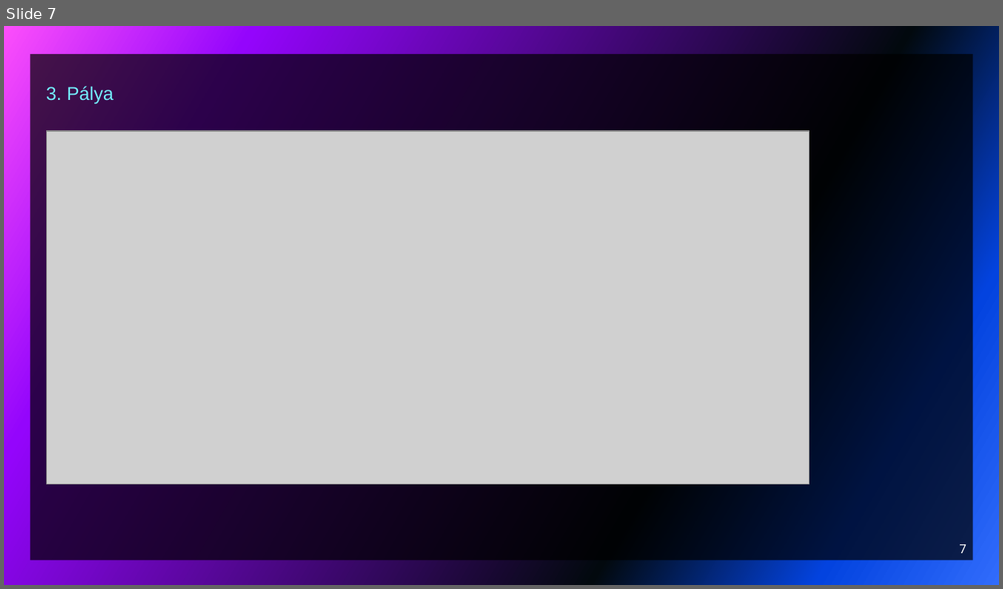
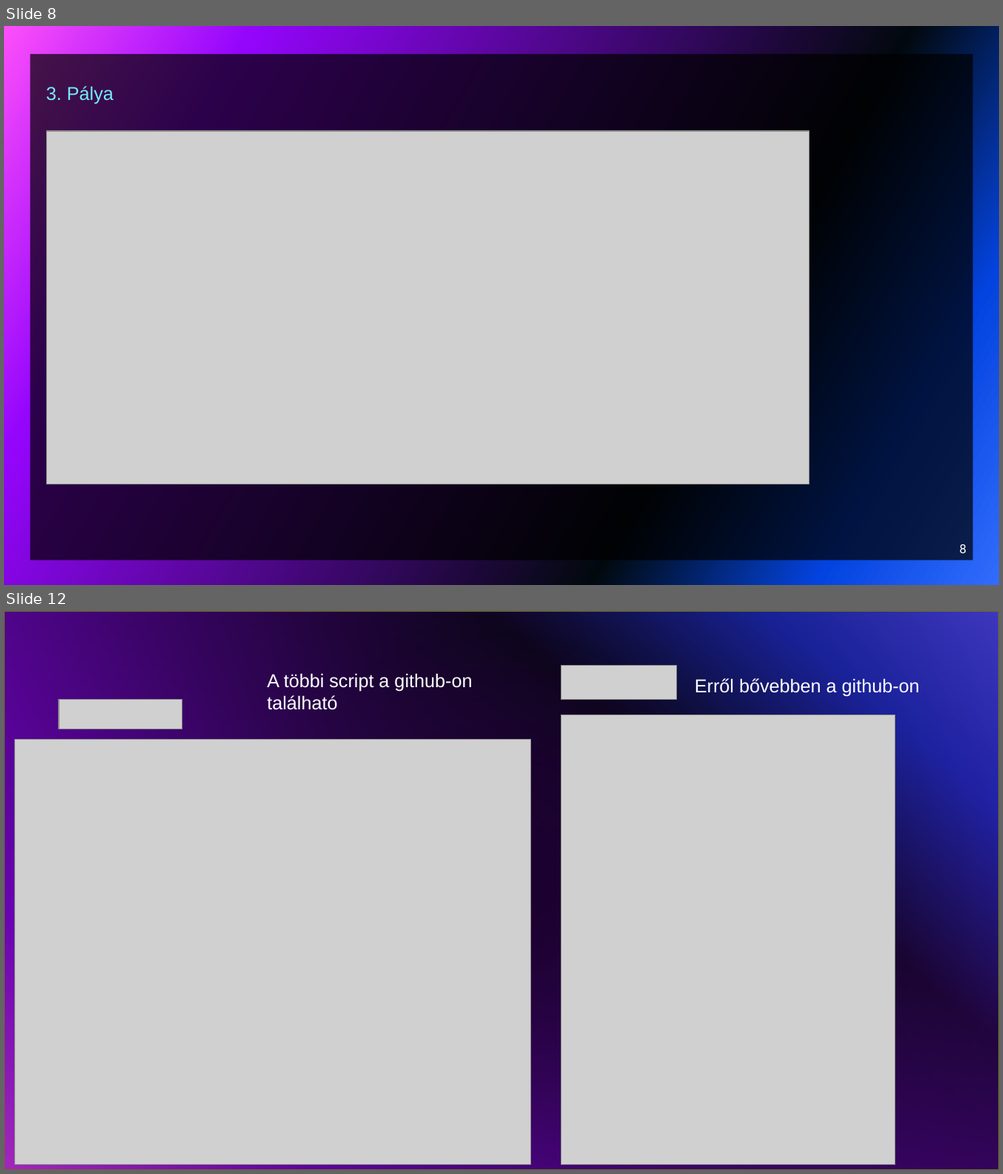
Before and after one commit to vargab3/Jumpermain, a slide deck: JUMPER.pptx. Shown one above the other, each under a label of ours: slide 7 before the commit, slides 8 and 12 after it; the slides between them are not shown. The pictures are 1003x589 and 1003x1174 pixels, drawn with LibreOffice and Linux fonts; fonts in the diff are those of the drawing; grey boxes stand for pictures; background and template pictures are left out. Boxes give left, top, right and bottom in pixels: in the first picture for what was removed or moved away, otherwise in the second. Text is boxed around its words. In the diff, an @@ line names an element or a change of style, - is before the commit and + after.

```diff
--- a/JUMPER.pptx
+++ b/JUMPER.pptx
@@ slide 12 added at (4,611,999,1170), background picture (left out) @@
@@ rectangle added at (4,611,999,1170), fill gradient #1A012C to #4A027F, outline #6E6A21 1 pt @@
@@ text added at (267,673,472,710), 18 pt, text #FFFFFF @@
+A többi script a github-on található
@@ picture added at (560,666,676,700) @@
@@ text added at (694,678,919,697), 18 pt, text #FFFFFF @@
+Erről bővebben a github-on
@@ picture added at (59,700,182,729) @@
@@ picture added at (560,715,895,1165) @@
@@ picture added at (15,739,531,1165) @@
@@ what was slide 7 is now slide 8 @@
@@ page number at (959,545,966,554): text changed @@
-7
+8
```
Also in this commit, not shown: 1 slide changed, 4 other slides added, 8 slides removed.
